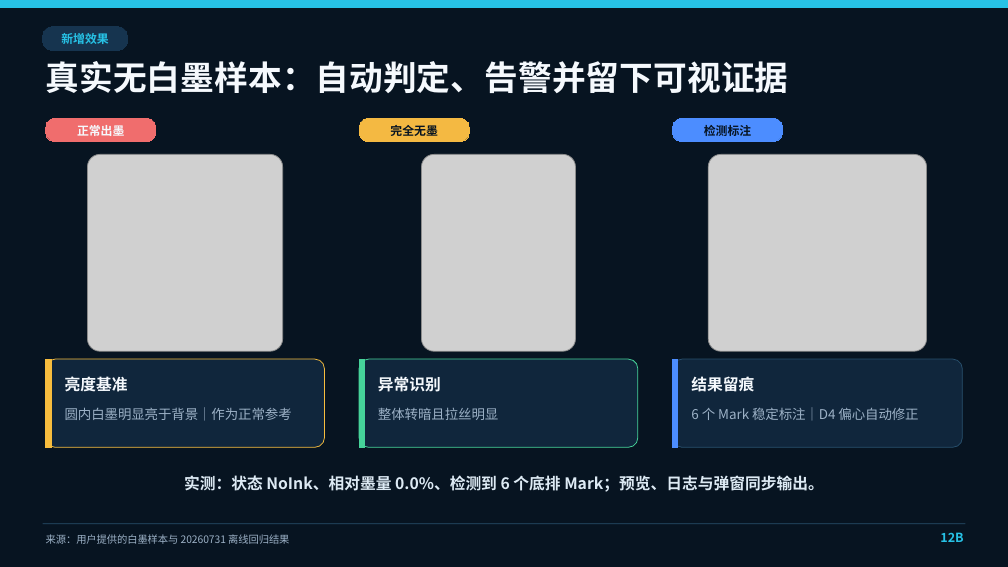
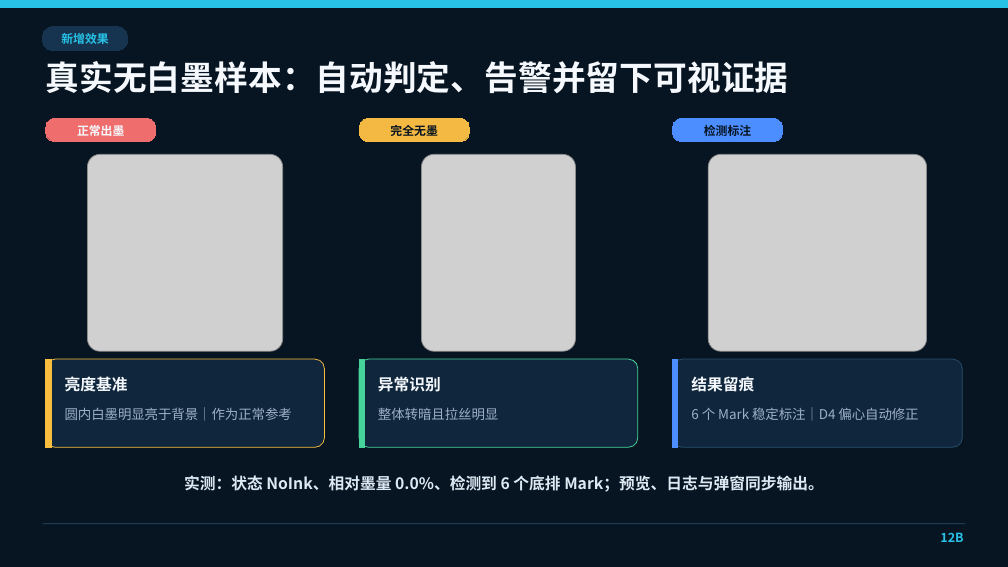
Before and after one commit to Kevin-ykg/CIS_WebInspector, a slide deck: slide 19 of outputs/CIS_WebInspector项目技术汇报.pptx. Drawn at 1008x567 pixels with LibreOffice and Linux fonts; fonts in the diff are those of the drawing; grey boxes stand for pictures. Boxes give left, top, right and bottom in pixels: in the first picture for what was removed or moved away, otherwise in the second. Text is boxed around its words. In the diff, an @@ line names an element or a change of style, - is before the commit and + after.

```diff
--- a/outputs/CIS_WebInspector项目技术汇报.pptx
+++ b/outputs/CIS_WebInspector项目技术汇报.pptx
@@ text removed at [46, 534, 289, 544] @@
-来源：用户提供的白墨样本与 20260731 离线回归结果
```
Also in this commit, not shown: 22 other slides changed, 10 other files.
